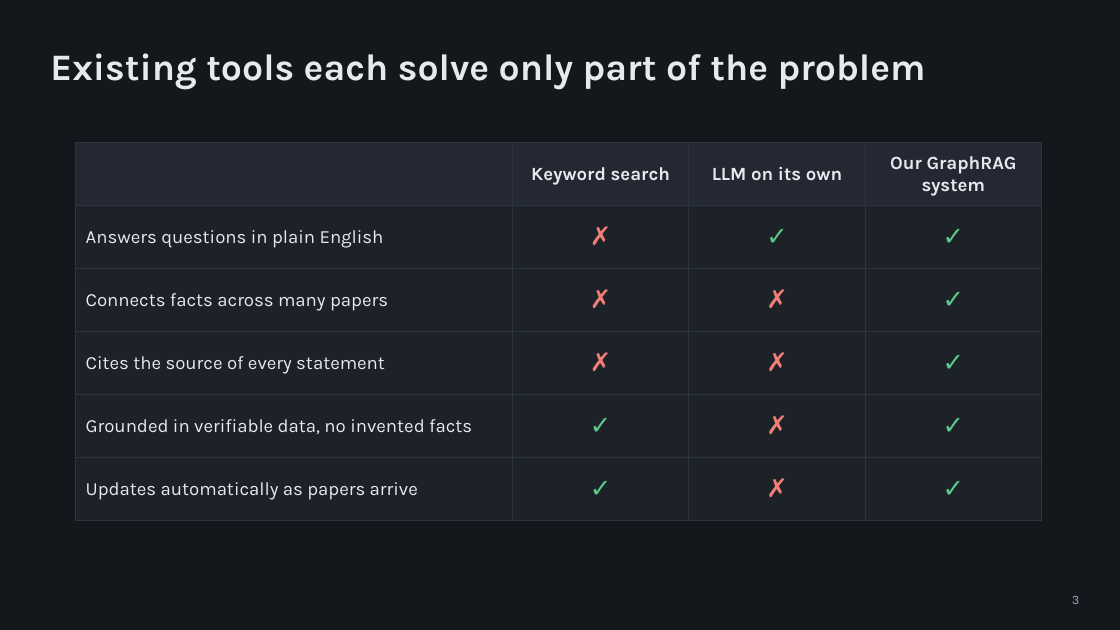
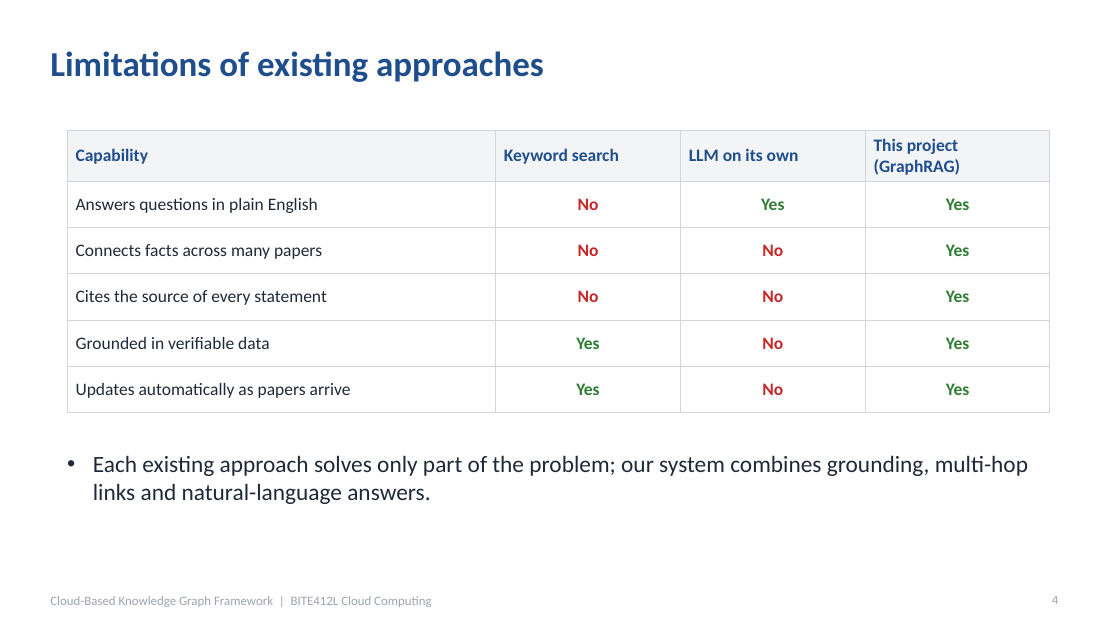
Before and after one commit to DeveshAg30/Cloud_Based_Knowledge_Graph_Framework_for_Automated_Research_Intelligence_Aws_Project_2026, a slide deck: slide 4 of presentation/Project_Presentation.pptx (slide 3 before the commit). Drawn at 1120x630 pixels with LibreOffice and Linux fonts; fonts in the diff are those of the drawing. Boxes give left, top, right and bottom in pixels: in the first picture for what was removed or moved away, otherwise in the second. Text is boxed around its words. In the diff, an @@ line names an element or a change of style, - is before the commit and + after.

```diff
--- a/presentation/Project_Presentation.pptx
+++ b/presentation/Project_Presentation.pptx
@@ background #14171C to #FFFFFF @@
@@ title at [50, 51, 544, 82]: text changed; size 32 to 30 pt; font Karla to Calibri; text colour #E6E9EE to #1F4E8C @@
-Existing tools each solve only part of the problem
+Limitations of existing approaches
@@ table at [67, 130, 1050, 402] @@
-row 1, column 1: 
+row 1, column 1: Capability
-row 1, column 4: Our GraphRAG system
+row 1, column 4: This project (GraphRAG)
-row 2: Answers questions in plain English | ✗ | ✓ | ✓
+row 2: Answers questions in plain English | No | Yes | Yes
-row 3: Connects facts across many papers | ✗ | ✗ | ✓
+row 3: Connects facts across many papers | No | No | Yes
-row 4: Cites the source of every statement | ✗ | ✗ | ✓
+row 4: Cites the source of every statement | No | No | Yes
-row 5: Grounded in verifiable data, no invented facts | ✓ | ✗ | ✓
+row 5: Grounded in verifiable data | Yes | No | Yes
-row 6: Updates automatically as papers arrive | ✓ | ✗ | ✓
+row 6: Updates automatically as papers arrive | Yes | No | Yes
@@ fill #232832 to #F3F4F6 in row 1 @@
@@ fill #1D2128 to none in 20 cells @@
@@ size 16 to 15 pt, font Karla to Calibri in "Keyword search", "LLM on its own", "Answers questions in plain English", "Connects facts across many papers" and 2 more places @@
@@ text colour #E6E9EE to #1F4E8C in "Keyword search", "LLM on its own" @@
@@ text colour #E6E9EE to #1F2937 in "Answers questions in plain English", "Connects facts across many papers", "Cites the source of every statement", "Updates automatically as papers arrive" @@
@@ alignment centre to left @@
@@ borders changed @@
@@ table: place and size @@
-table at [76, 143, 1042, 504]
+table at [67, 130, 1050, 402]
@@ text added at [93, 455, 1028, 504], 20 pt, text #1F2937 @@
+• Each existing approach solves only part of the problem; our system combines grounding, multi-hop links and natural-language answers.
@@ text added at [50, 596, 431, 607], 11 pt, text #9CA3AF @@
+Cloud-Based Knowledge Graph Framework | BITE412L Cloud Computing
@@ page number added at [1052, 596, 1058, 604], 11 pt, text #9CA3AF @@
+4
@@ page number removed at [1072, 596, 1080, 604] @@
-3
```
Also in this commit, not shown: 20 other slides changed, 6 slides added, 5 slides removed, 1 other file.
